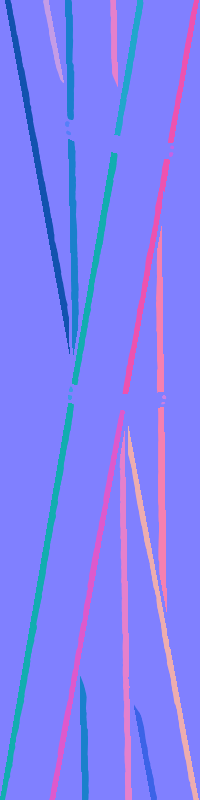
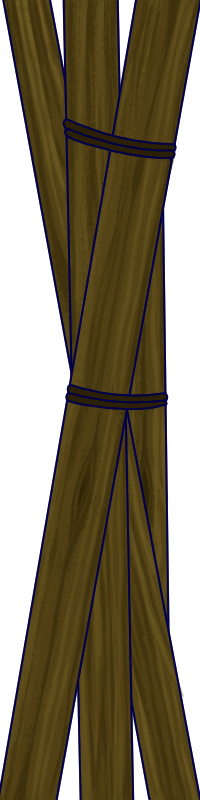
Revision of a layered 200 × 800 image; what changed, layer by layer:
hid "Normals" over [0, 0, 200, 800]
hid "Normals bg" over [0, 0, 200, 800]
added layer "Warstwa 15" in group "Planks" over [0, 0, 200, 800]
painted on "Warstwa 8" over [0, 0, 200, 800]
added layer "Warstwa 17" in group "Planks" over [64, 384, 192, 800]
painted on "Warstwa 7" over [0, 0, 200, 800]
added layer "Warstwa 18" in group "Planks" over [0, 0, 200, 800]
painted on "Warstwa 6" over [0, 0, 200, 800]
added layer "Warstwa 16" in group "Planks" over [128, 192, 192, 768]
painted on "Warstwa 10" over [0, 0, 200, 800]
